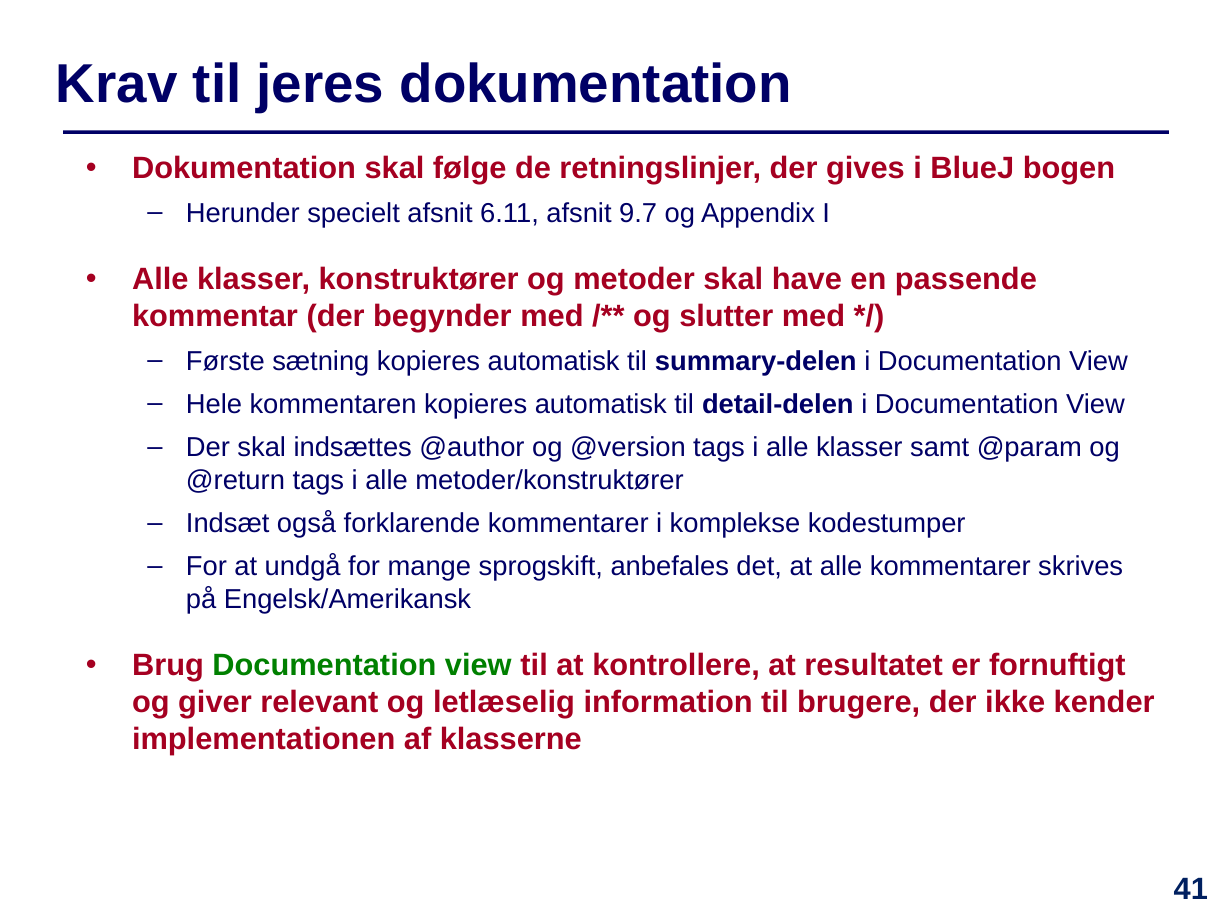
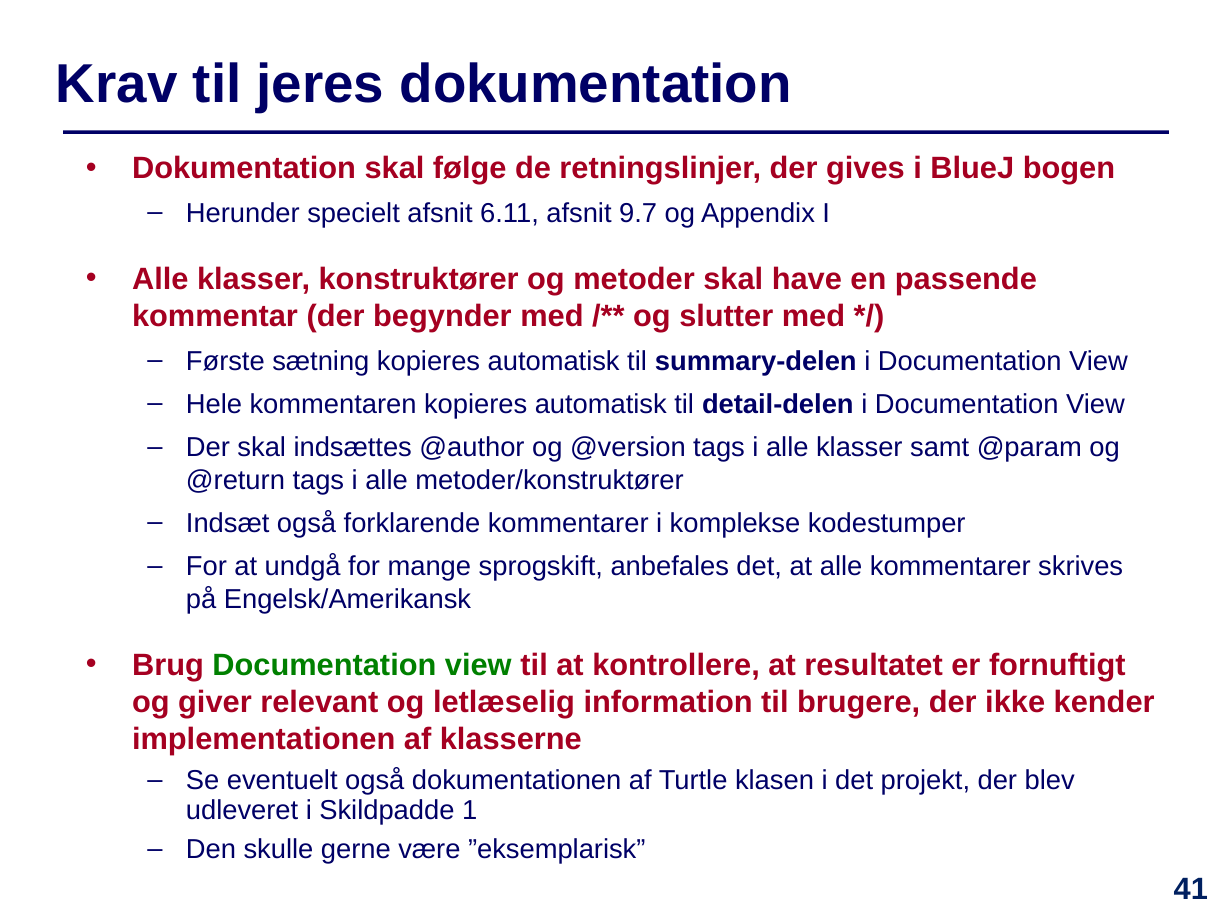
Before and after one commit to IntProgAU/Materiale, a slide deck: slide 41 of web/e23/uge_11/Slides-Uge11.pptx. Drawn at 1232x924 pixels with LibreOffice and Linux fonts; fonts in the diff are those of the drawing. Boxes give left, top, right and bottom in pixels: in the first picture for what was removed or moved away, otherwise in the second. Text is boxed around its words. In the diff, an @@ line names an element or a change of style, - is before the commit and + after.

```diff
--- a/web/e23/uge_11/Slides-Uge11.pptx
+++ b/web/e23/uge_11/Slides-Uge11.pptx
@@ text at [186,768,1075,864]: paragraphs added @@
+  – Se eventuelt også dokumentationen af Turtle klasen i det projekt, der blev udleveret i Skildpadde 1
+  – Den skulle gerne være ”eksemplarisk”
```
Also in this commit, not shown: 12 other slides changed, 3 other files.
